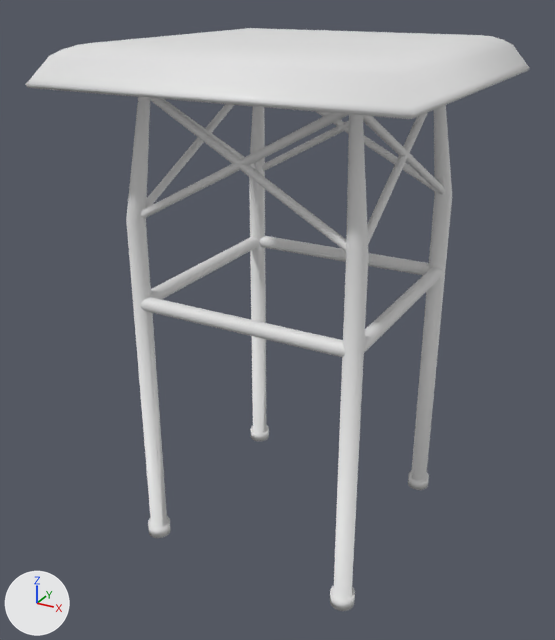
The FBX model Assets/Models/Chair.fbx as it was, and as the next commit left it.
Before and after are seen from a 50 mm lens placed at (2.21, -4.3, 3.67), pointed at (-0.09, -0.1, 1.57). Lighting does not change. The marker at lower left points along +X, +Y and +Z. Where no turn or scale is listed for an object, it has been applied to the vertices.

Names of what the first picture shows: 'Chair'.
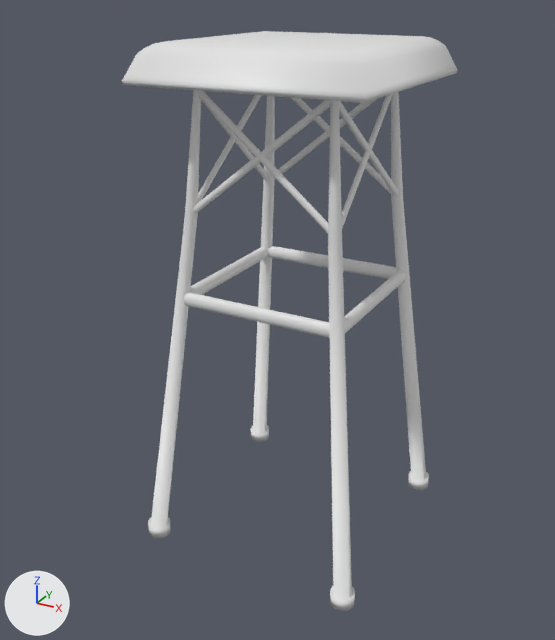
What the commit changed:
me_mesh_chair is used by ob_chair; location (0.0, 0.0, 0.0).
me_mesh_chair had 910 vertices, 692 faces and spanned x -1.12..1.12, y -1.12..1.12, z -0.01..3.36.
me_mesh_chair now has 910 vertices, 692 faces and spans x -0.81..0.81, y -0.81..0.81, z -0.01..3.36.
me_mesh_chair part 1: the loose piece of 42 vertices spanning x -1.12..1.12, y -1.12..1.12, z 3.11..3.36 is scaled about its middle by (0.669, 0.669, 1).
me_mesh_chair part 2: the loose piece of 36 vertices spanning x -0.75..0.75, y 0.69..0.78, z 1.75..1.84 is scaled about the mesh origin by (0.74, 0.74, 1).
me_mesh_chair part 3: the loose piece of 36 vertices spanning x -0.75..0.75, y -0.78..-0.69, z 1.75..1.84 is scaled about the mesh origin by (0.74, 0.74, 1).
me_mesh_chair part 4: the loose piece of 36 vertices spanning x -0.78..-0.69, y -0.75..0.75, z 1.75..1.84 is scaled about the mesh origin by (0.74, 0.74, 1).
me_mesh_chair part 5: the loose piece of 36 vertices spanning x 0.69..0.78, y -0.75..0.75, z 1.75..1.84 is scaled about the mesh origin by (0.74, 0.74, 1).
me_mesh_chair part 6: the loose piece of 36 vertices spanning x 0.63..0.76, y -0.72..0.67, z 2.34..3.12 is scaled about the mesh origin by (0.676, 0.676, 1).
me_mesh_chair part 7: the loose piece of 36 vertices spanning x 0.63..0.76, y -0.66..0.71, z 2.36..3.11 is scaled about the mesh origin by (0.676, 0.676, 1).
me_mesh_chair part 8: the loose piece of 36 vertices spanning x -0.76..-0.63, y -0.72..0.67, z 2.34..3.12 is scaled about the mesh origin by (0.676, 0.676, 1).
me_mesh_chair part 9: the loose piece of 36 vertices spanning x -0.76..-0.63, y -0.66..0.71, z 2.36..3.11 is scaled about the mesh origin by (0.676, 0.676, 1).
me_mesh_chair part 10: the loose piece of 36 vertices spanning x -0.73..0.66, y -0.75..-0.63, z 2.34..3.12 is scaled about the mesh origin by (0.676, 0.676, 1).
me_mesh_chair part 11: the loose piece of 36 vertices spanning x -0.67..0.7, y -0.75..-0.63, z 2.36..3.11 is scaled about the mesh origin by (0.676, 0.676, 1).
me_mesh_chair part 12: the loose piece of 36 vertices spanning x -0.73..0.66, y 0.63..0.76, z 2.34..3.12 is scaled about the mesh origin by (0.676, 0.676, 1).
me_mesh_chair part 13: the loose piece of 36 vertices spanning x -0.67..0.7, y 0.63..0.76, z 2.36..3.11 is scaled about the mesh origin by (0.676, 0.676, 1).
me_mesh_chair part 14: 144 of the vertices in x -0.79..0.79, y -0.79..0.79, z 2.34..3.16 are scaled about their middle by (0.671, 0.671, 1).

Location of each change, [x1, y1, x2, y2] in pixels of the pictures (555 x 640 px; the box of a moved part takes in the faces that stretch with it):
'Chair', reshaped (33% narrower): before [26, 28, 530, 611]; after [122, 31, 458, 611]
part 1 of me_mesh_chair, moved or reshaped: before [26, 28, 530, 119]; after [122, 31, 458, 103]
part 2 of me_mesh_chair, moved or reshaped: before [259, 236, 429, 275]; after [268, 246, 397, 279]
part 3 of me_mesh_chair, moved or reshaped: before [140, 297, 345, 357]; after [183, 292, 330, 338]
part 4 of me_mesh_chair, moved or reshaped: before [151, 237, 259, 300]; after [190, 247, 268, 295]
part 5 of me_mesh_chair, moved or reshaped: before [364, 267, 443, 353]; after [344, 270, 406, 333]
part 6 of me_mesh_chair, moved or reshaped: before [367, 113, 428, 244]; after [342, 94, 393, 228]
part 7 of me_mesh_chair, moved or reshaped: before [363, 115, 445, 194]; after [339, 101, 399, 197]
part 8 of me_mesh_chair, moved or reshaped: before [146, 104, 234, 208]; after [198, 95, 262, 202]
part 9 of me_mesh_chair, moved or reshaped: before [164, 99, 256, 169]; after [201, 100, 268, 180]
part 10 of me_mesh_chair, moved or reshaped: before [141, 113, 349, 219]; after [194, 100, 331, 214]
part 11 of me_mesh_chair, moved or reshaped: before [148, 98, 346, 251]; after [198, 91, 328, 233]
part 12 of me_mesh_chair, moved or reshaped: before [262, 120, 349, 171]; after [273, 98, 378, 180]
part 13 of me_mesh_chair, moved or reshaped: before [315, 111, 435, 191]; after [290, 97, 391, 194]
part 14 of me_mesh_chair, moved or reshaped: before [126, 97, 452, 599]; after [151, 90, 426, 599]
